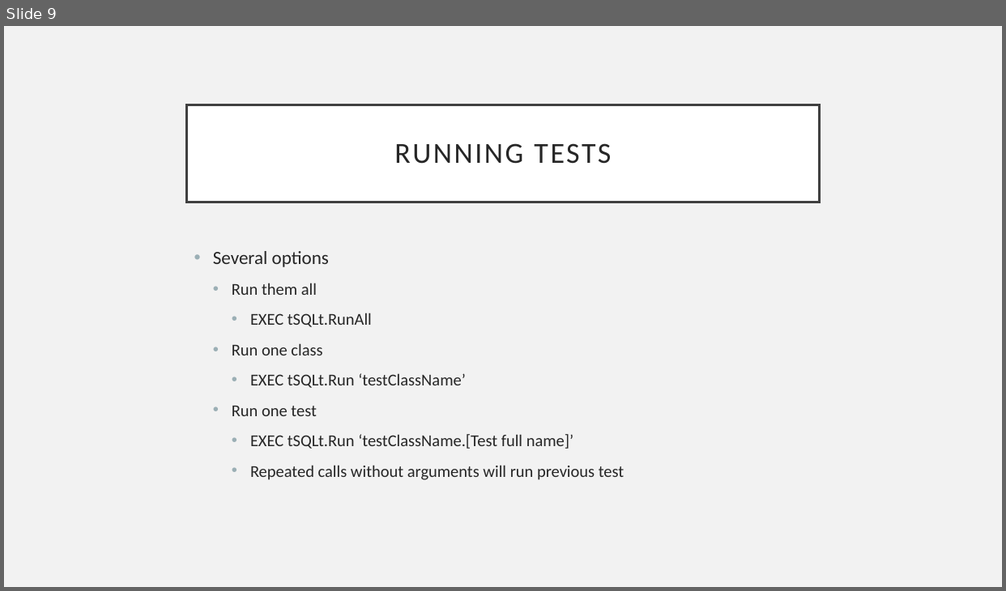
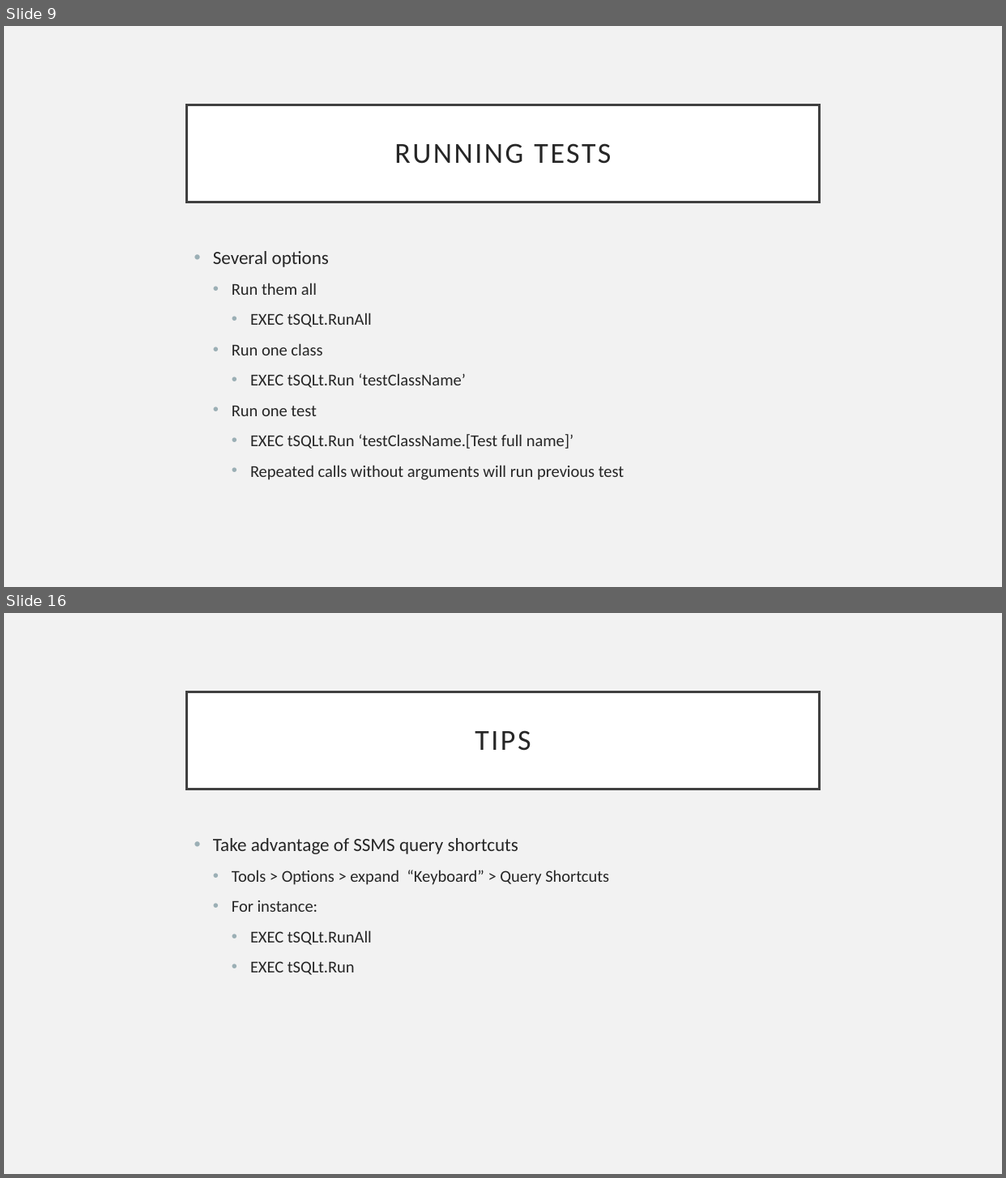
Before and after one commit to AndrewADev/intro-tsqlt-talk, a slide deck: tSQLt-Talk.pptx. Shown one above the other, each under a label of ours: slide 9 before the commit, slides 9 and 16 after it; the slides between them are not shown. The pictures are 1006x591 and 1006x1178 pixels, drawn with LibreOffice and Linux fonts; fonts in the diff are those of the drawing. Boxes give left, top, right and bottom in pixels: in the first picture for what was removed or moved away, otherwise in the second. Text is boxed around its words. In the diff, an @@ line names an element or a change of style, - is before the commit and + after.

```diff
--- a/tSQLt-Talk.pptx
+++ b/tSQLt-Talk.pptx
@@ slide 16 added at [4,613,1002,1174], background #F2F2F2 @@
@@ title added at [187,692,819,789], fill #FFFFFF, outline #404040 2.5 pt, 28 pt, text #262626 @@
+TIPS
@@ text added at [213,838,609,975], 16 pt, text #262626 @@
+• Take advantage of SSMS query shortcuts
+  • Tools > Options > expand “Keyboard” > Query Shortcuts
+  • For instance:
+    • EXEC tSQLt.RunAll
+    • EXEC tSQLt.Run
```
Also in this commit, not shown: 2 slides changed, 6 other slides added, 5 other files.
